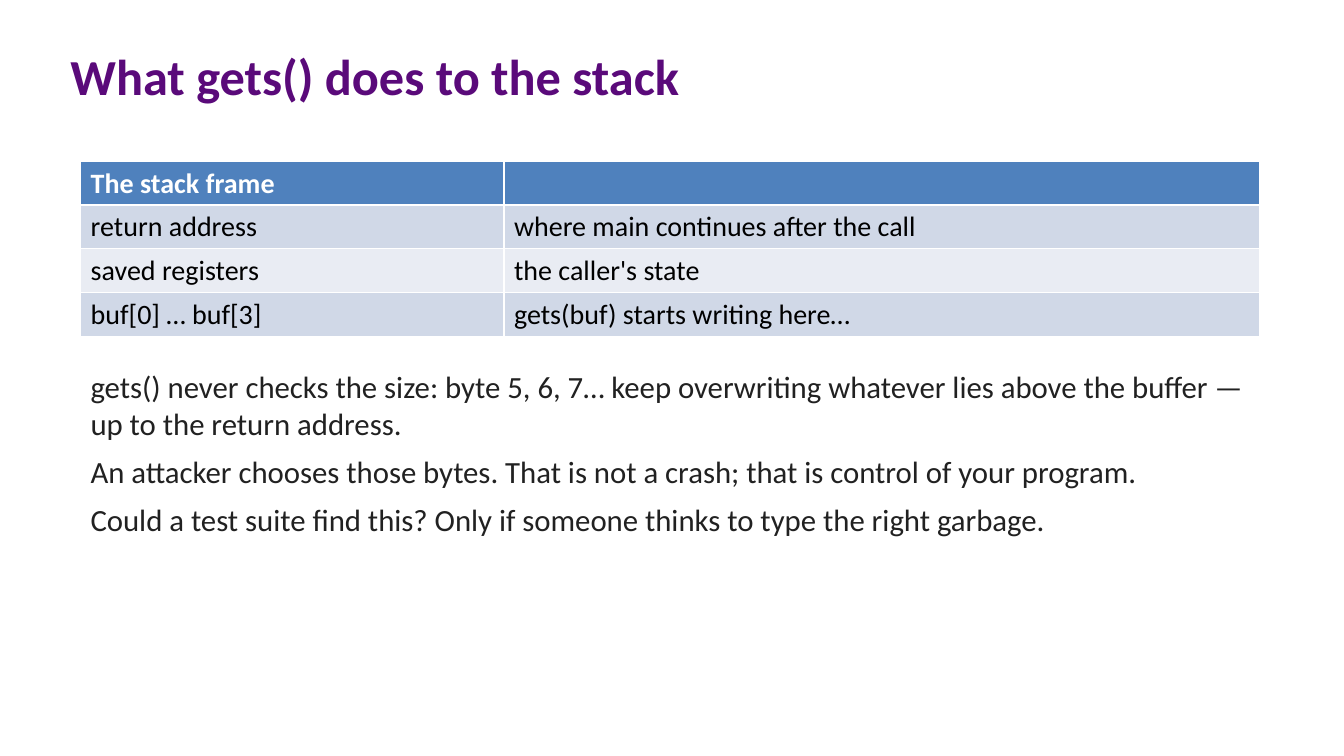
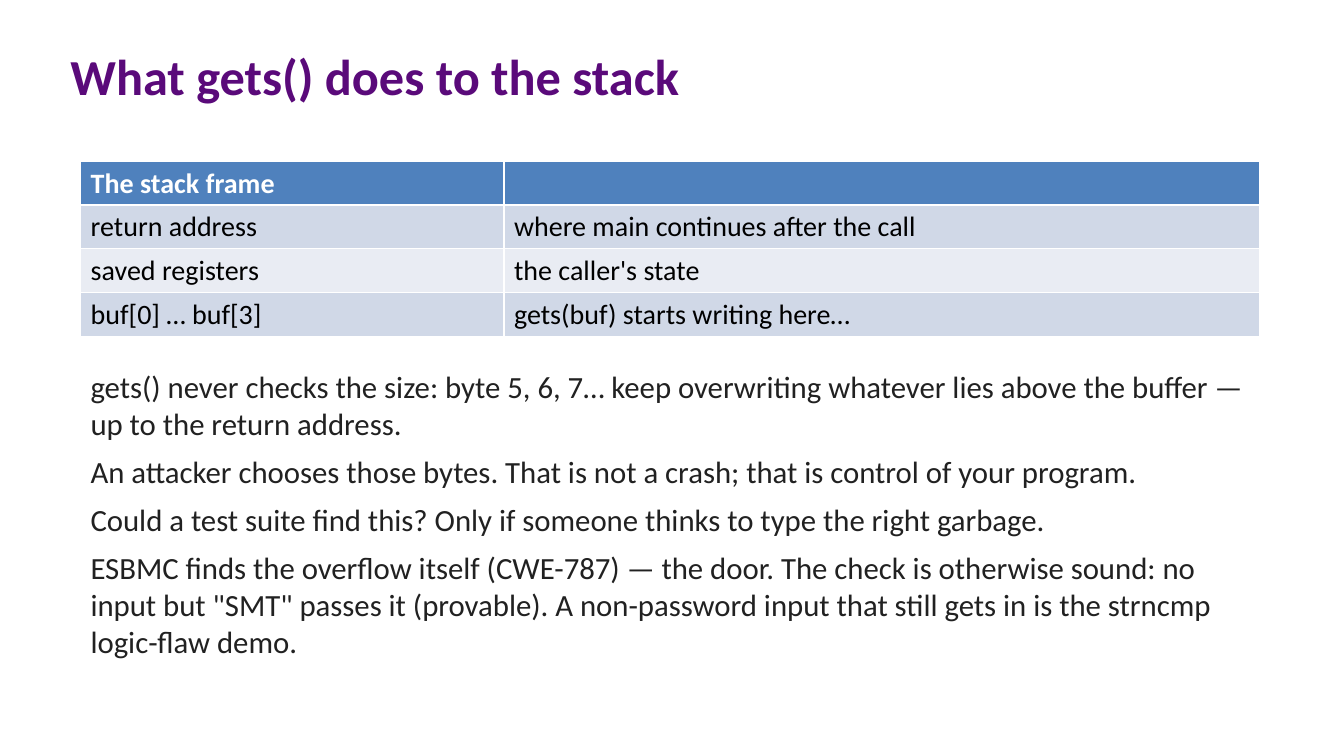
Before and after one commit to lucasccordeiro/unifei, a slide deck: slide 6 of slides/session1/01-session1-fundamentals.pptx. Drawn at 1344x756 pixels with LibreOffice and Linux fonts; fonts in the diff are those of the drawing. Boxes give left, top, right and bottom in pixels: in the first picture for what was removed or moved away, otherwise in the second. Text is boxed around its words. In the diff, an @@ line names an element or a change of style, - is before the commit and + after.

```diff
--- a/slides/session1/01-session1-fundamentals.pptx
+++ b/slides/session1/01-session1-fundamentals.pptx
@@ text at (x1=91, y1=556, x2=1211, y2=659): paragraph added @@
+ESBMC finds the overflow itself (CWE-787) — the door. The check is otherwise sound: no input but "SMT" passes it (provable). A non-password input that still gets in is the strncmp logic-flaw demo.
```
Also in this commit, not shown: 3 other files.
